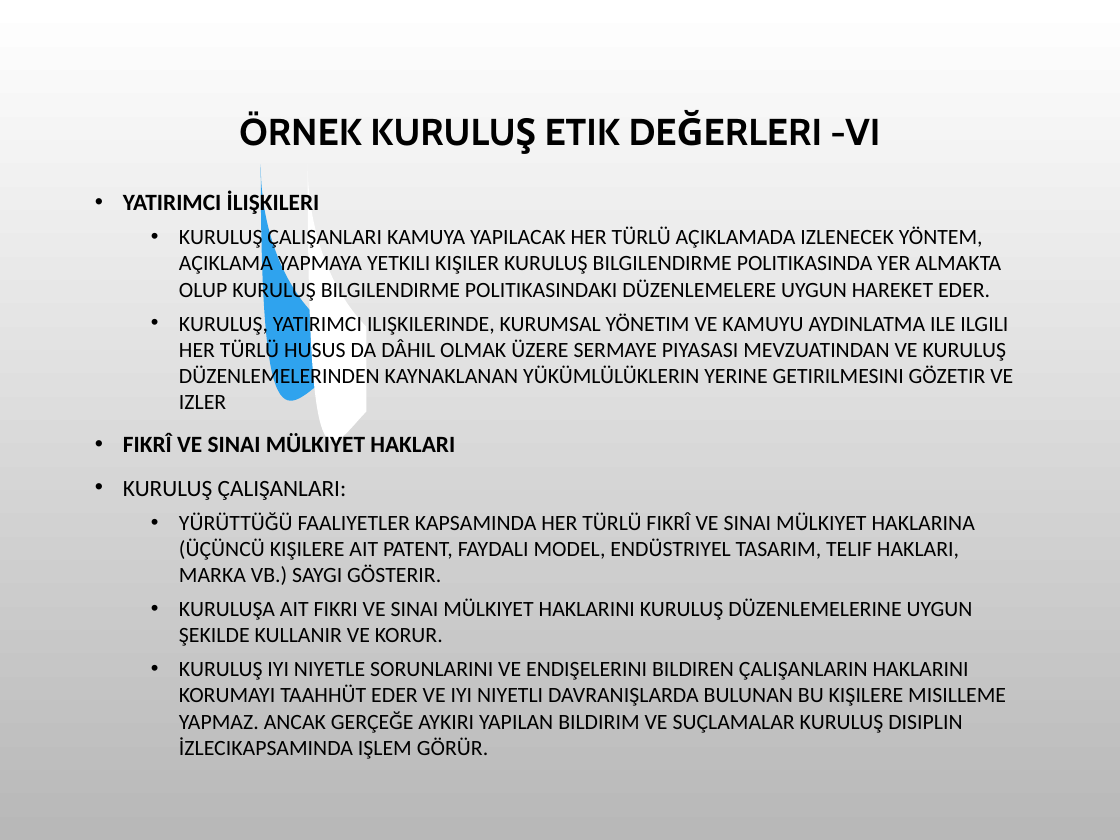
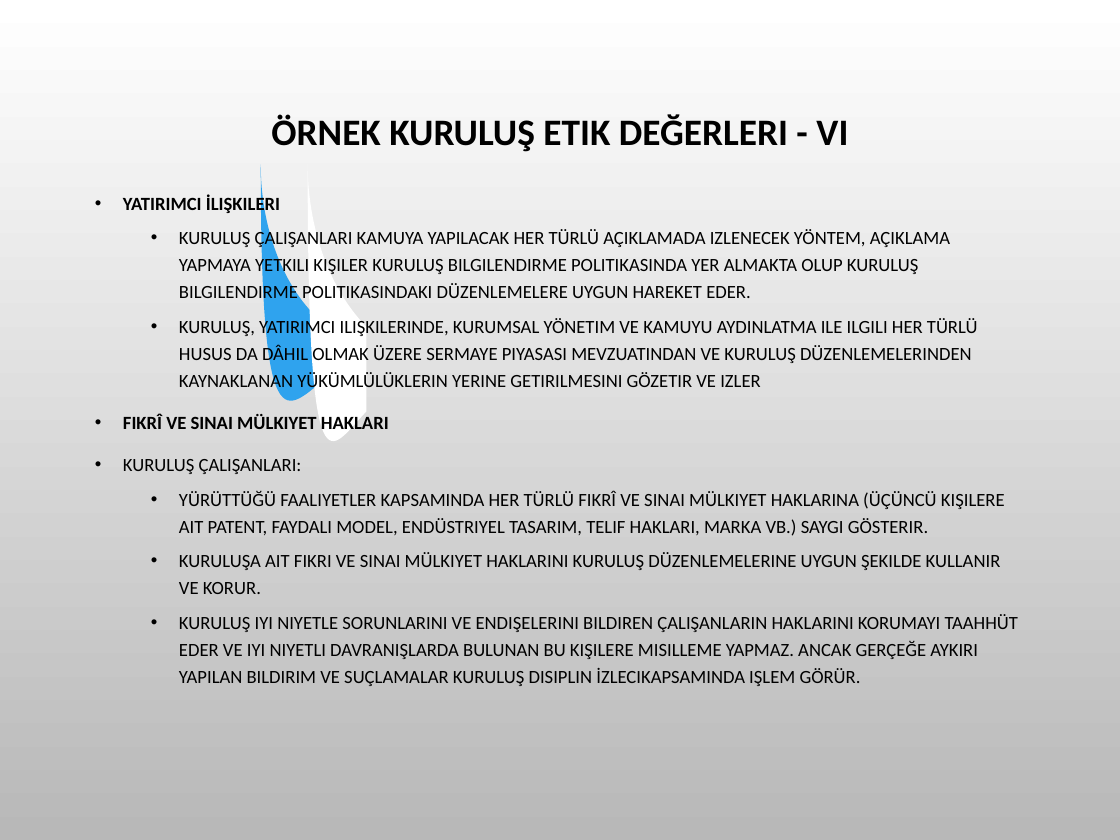
Before and after one commit to SevdanurGENC/20-21-Lecture-Notes, a slide deck: slide 27 of 4. Bolum - Meslek Etigi - Kurumsal Etik.ppt. Drawn at 1120x840 pixels with LibreOffice and Linux fonts; fonts in the diff are those of the drawing; background and template pictures are left out. Boxes give left, top, right and bottom in pixels: in the first picture for what was removed or moved away, otherwise in the second. Text is boxed around its words. In the diff, an @@ line names an element or a change of style, - is before the commit and + after.

```diff
--- a/4. Bolum - Meslek Etigi - Kurumsal Etik.ppt
+++ b/4. Bolum - Meslek Etigi - Kurumsal Etik.ppt
@@ title at [271,114,848,152]: text changed; font Cabin to Calibri @@
-ÖRNEK KURULUŞ ETIK DEĞERLERI -VI
+ÖRNEK KURULUŞ ETIK DEĞERLERI - VI
@@ text "YATIRIMCI İLIŞKILERI" at [123,195,1018,686]: size 15 to 12 pt in "YATIRIMCI İLIŞKILERI", "FIKRÎ VE SINAI MÜLKIYET HAKLARI", "KURULUŞ ÇALIŞANLARI:"; size 14 to 12 pt; line spacing 1 to 1.2 @@
```
Also in this commit, not shown: 12 other slides changed.
